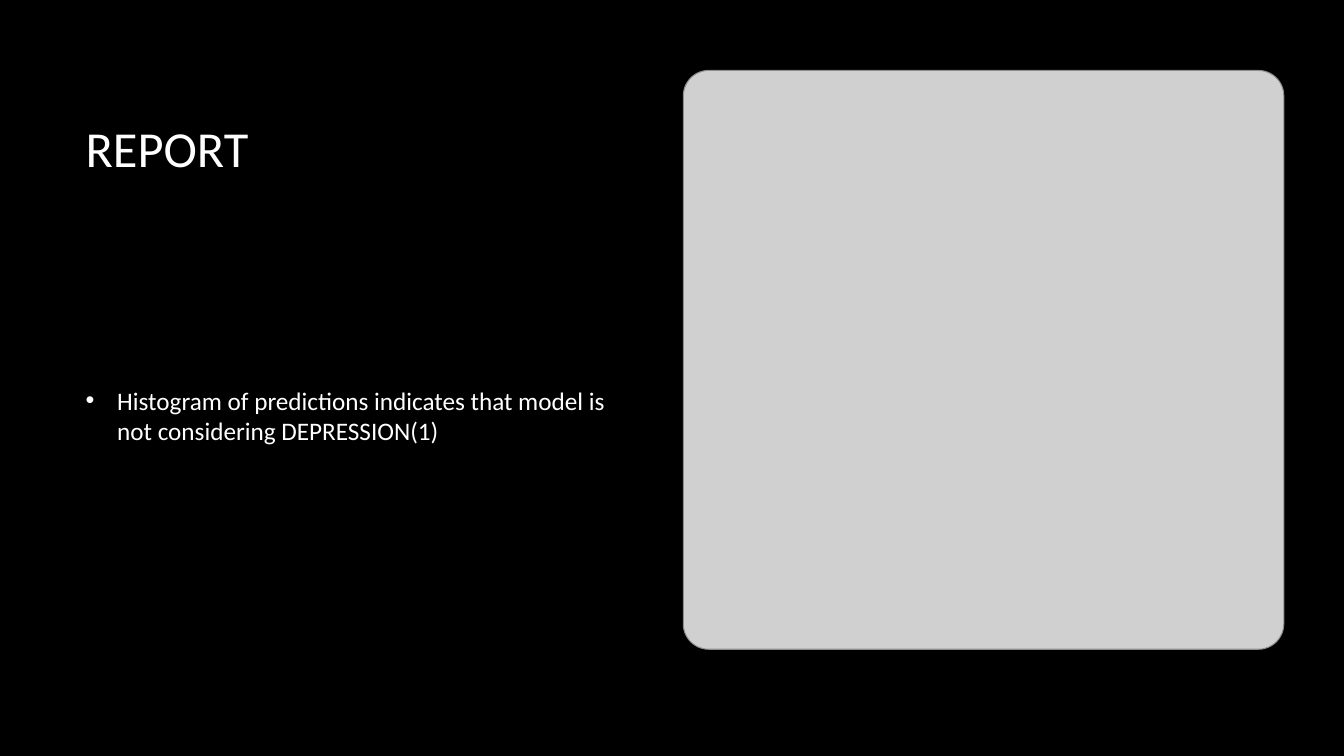
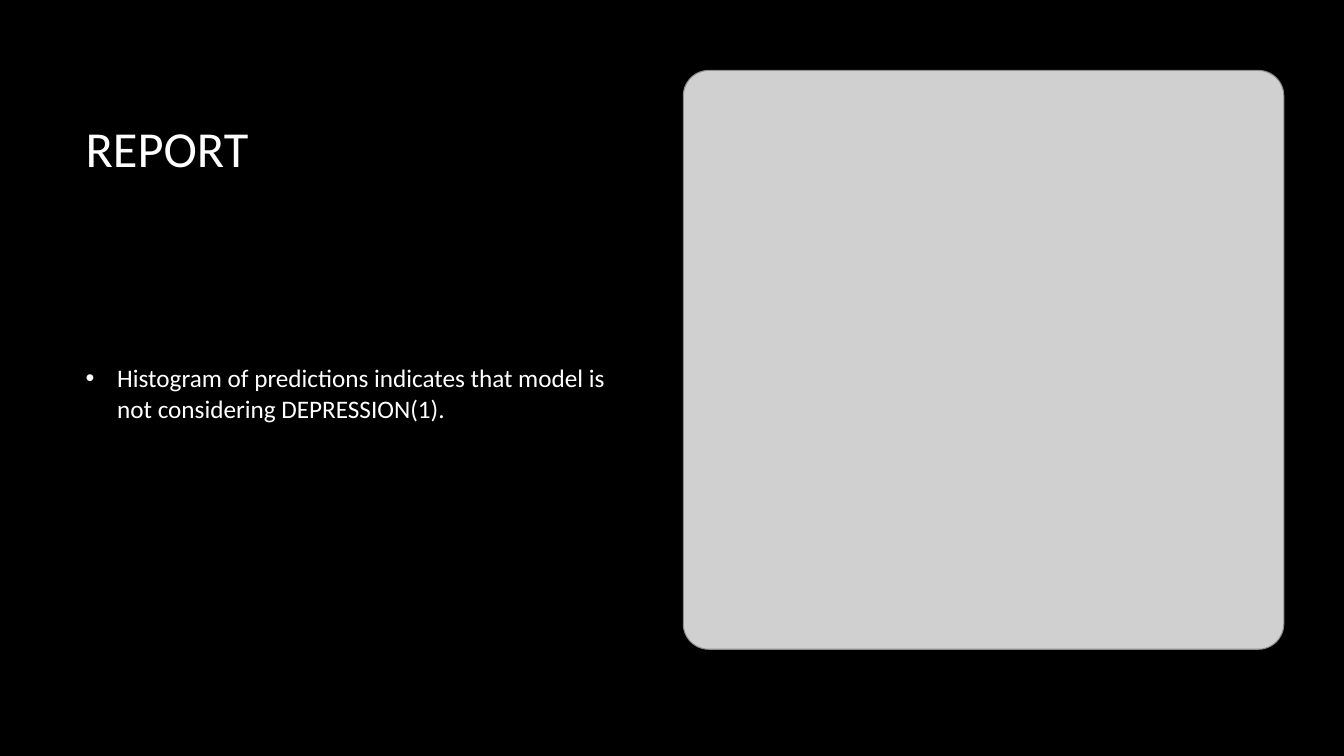
Before and after one commit to danlagos/ANA500-Week-3, a slide deck: slide 37 of Depression and Poverty.pptx. Drawn at 1344x756 pixels with LibreOffice and Linux fonts; fonts in the diff are those of the drawing; grey boxes stand for pictures; background and template pictures are left out. Boxes give left, top, right and bottom in pixels: in the first picture for what was removed or moved away, otherwise in the second. Text is boxed around its words. In the diff, an @@ line names an element or a change of style, - is before the commit and + after.

```diff
--- a/Depression and Poverty.pptx
+++ b/Depression and Poverty.pptx
@@ text at [117,369,605,423]: text changed @@
-• Histogram of predictions indicates that model is not considering DEPRESSION(1)
+• Histogram of predictions indicates that model is not considering DEPRESSION(1).
```
Also in this commit, not shown: 8 other slides changed, 1 slide added, 2 other files.
